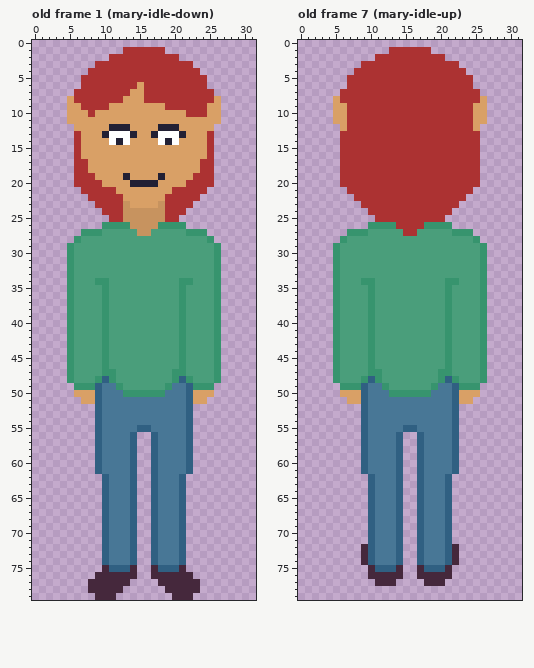
One commit to this pixel-art file: src/assets/mary.aseprite. The picture above is the old version.
32x80 pixels, 8 frames. Shown: old frame 1 (mary-idle-down), old frame 7 (mary-idle-up). The commit also changed other frames, which this record leaves out.
The result:
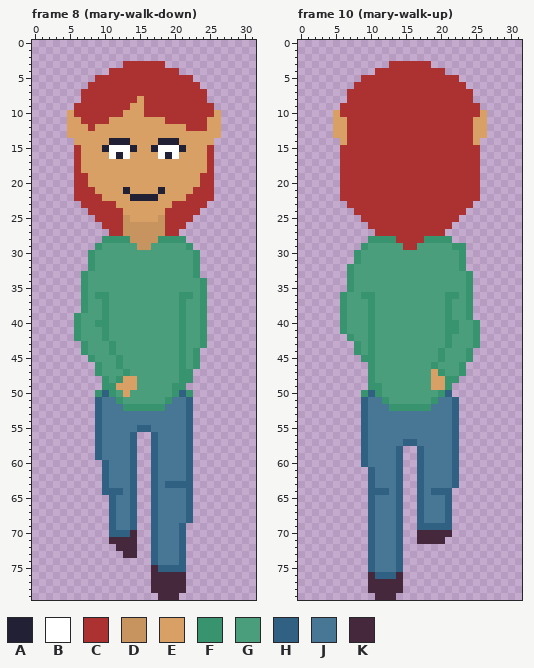
Palette (. is transparent): A #222034  B #ffffff  C #ac3232  D #c7935f  E #d9a066  F #37946e  G #4a9e7b  H #306082  J #487796  K #45283c
A new or re-ordered frame is compared with the old frame closest to it.
Log entry: Adds walking animation for Mary.
Change:
frames 8 -> 24
Frame 8 (mary-walk-down) is new; against old frame 1 (mary-idle-down):
y 1: x 13..18 CCCCCC -> ......
y 2: x 11..20 CCCCCCCCCC -> ..........
y 3: x 9..12 CCCC -> ....; x 19..22 CCCC -> ....
y 4: x 8..10 CCC -> ...; x 21..23 CCC -> ...
y 5: x 7..8 CC -> ..; x 23..24 CC -> ..
y 6: x 7 C -> .; x 15 E -> C; x 24 C -> .
y 7: x 6 C -> .; x 14..15 EE -> CC; x 25 C -> .
y 8: x 5..6 EC -> ..; x 13..14 EE -> CC; x 25..26 CE -> ..
y 9: x 5..6 EE -> .C; x 11..13 EEE -> CCC; x 16..18 EEE -> CCC; x 25..26 EE -> C.
y 10: x 6..7 EE -> CC; x 9..12 EEEE -> CCCC; x 16..21 EEEEEE -> CCCCCC; x 25 E -> C
y 11: x 7..10 EEEE -> CCCC; x 19..24 EEEEEE -> CCCCCC
y 12: x 5 . -> E; x 8 E -> C; x 11..13 AAA -> EEE; x 18..20 AAA -> EEE; x 22..24 EEE -> CCC; x 26 . -> E
y 13: x 5..6 .C -> EE; x 10..14 ABBBA -> EEEEE; x 17..21 ABBBA -> EEEEE; x 25..26 C. -> EE
y 14: x 6 C -> E; x 11 B -> A; x 13 B -> A; x 18 B -> A; x 20 B -> A; x 25 C -> E
y 15: x 10..14 EEEEE -> ABBBA; x 17..21 EEEEE -> ABBBA
y 16: x 11..13 EEE -> BAB; x 18..20 EEE -> BAB
y 17..18: x 7 C -> E; x 24 C -> E
y 19: x 8 C -> E; x 13 A -> E; x 18 A -> E; x 23 C -> E
y 20: x 8..9 CC -> EE; x 14..17 AAAA -> EEEE; x 22..23 CC -> EE
y 21: x 6 . -> C; x 9..11 CCC -> EEE; x 13 E -> A; x 18 E -> A; x 20..22 CCC -> EEE; x 25 . -> C
y 22: x 6..7 .. -> CC; x 10..12 CCC -> EEE; x 14..17 EEEE -> AAAA; x 19..21 CCC -> EEE; x 24..25 .. -> CC
y 23: x 7..8 .. -> CC; x 12..13 CD -> EE; x 18..19 DC -> EE; x 23..24 .. -> CC
y 24: x 8..9 .. -> CC; x 13..18 DDDDDD -> EEEEEE; x 22..23 .. -> CC
y 25: x 9..10 .. -> CC; x 14..17 DDDD -> EEEE; x 21..22 .. -> CC
y 26: x 10..13 FFFF -> CCCD; x 18..21 FFFF -> DCCC
y 27: x 7..14 FFFGGGGG -> ....CCDD; x 17..24 GGGGGFFF -> DDCC....
y 28: x 6..25 FGGGGGGGGGGGGGGGGGGF -> ....FFFFDDDDFFFF....
y 29: x 5..9 FGGGG -> ....F; x 15..16 GG -> DD; x 22..26 GGGGF -> F....
y 30..32: x 5..8 FGGG -> ...F; x 23..26 GGGF -> F...
y 33: x 5..7 FGG -> ..F; x 23..26 GGGF -> F...
y 34: x 5..7 FGG -> ..F; x 9..10 FF -> GG; x 21..22 FF -> GG; x 24..26 GGF -> F..
y 35: x 5..7 FGG -> ..F; x 10 F -> G; x 21 F -> G; x 24..26 GGF -> F..
y 36: x 5..7 FGG -> ..F; x 9 G -> F; x 22 G -> F; x 24..26 GGF -> F..
y 37..38: x 5..7 FGG -> ..F; x 24..26 GGF -> F..
y 39: x 5..6 FG -> .F; x 24..26 GGF -> F..
y 40: x 5..6 FG -> .F; x 9 G -> F; x 24..26 GGF -> F..
y 41..42: x 5..6 FG -> .F; x 24..26 GGF -> F..
y 43: x 5..7 FGG -> ..F; x 10..11 FG -> GF; x 24..26 GGF -> F..
y 44: x 5..7 FGG -> ..F; x 10..11 FG -> GF; x 23..26 GGGF -> F...
y 45: x 5..8 FGGG -> ...F; x 10 F -> G; x 12 G -> F; x 23..26 GGGF -> F...
y 46: x 5..10 FGGGGF -> ....FG; x 12 G -> F; x 23..26 GGGF -> F...
y 47: x 5..11 FGGGGFF -> ....FGG; x 13 G -> F; x 20 F -> G; x 22..26 GGGGF -> F....
y 48: x 5..14 FGGGFHFGGG -> .....FGFEE; x 20..21 FH -> GF; x 23..26 GGGF -> ....
y 49: x 6..14 FFFHJJFGG -> ....FFEEE; x 19..25 FJJHFFF -> GFF....
y 50: x 6..25 EEEHJJJFFFFFFJJJHEEE -> ...FHFGEGGGGGGFHF...
y 51: x 7..8 EE -> ..; x 12..19 JJJJJJJJ -> FGGGGGGF; x 23..24 EE -> ..
y 52: x 13..18 JJJJJJ -> FFFFFF
y 60..61: x 9..10 HJ -> .H
y 62: x 21..22 H. -> JH
y 63: x 19..20 JJ -> HH; x 22 . -> H
y 64: x 11..12 JJ -> HH; x 21..22 H. -> JH
y 65..68: x 10..11 HJ -> .H; x 21..22 H. -> JH
y 69: x 10..11 HJ -> .H
y 70: x 10..14 HJJJH -> .HHHK
y 71: x 10..14 HJJJH -> .KKKK
y 72: x 10..14 HJJJH -> ..KKK
y 73: x 10..14 HJJJH -> ...KK
y 74: x 10..14 HJJJH -> .....
y 75: x 10..14 KHHHK -> .....; x 21 K -> H
y 76: x 9..14 KKKKKK -> ......; x 22 K -> .
y 77: x 8..13 KKKKKK -> ......; x 17 . -> K; x 22..23 KK -> ..
y 78: x 8..12 KKKKK -> .....; x 17..18 .. -> KK; x 22..23 KK -> ..
y 79: x 9..11 KKK -> ...; x 18..19 .. -> KK; x 21..22 KK -> ..
Frame 10 (mary-walk-up) is new; against old frame 7 (mary-idle-up):
y 1: x 13..18 CCCCCC -> ......
y 2: x 11..20 CCCCCCCCCC -> ..........
y 3: x 9..12 CCCC -> ....; x 19..22 CCCC -> ....
y 4: x 8..10 CCC -> ...; x 21..23 CCC -> ...
y 5: x 7..8 CC -> ..; x 23..24 CC -> ..
y 6: x 7 C -> .; x 24 C -> .
y 7: x 6 C -> .; x 25 C -> .
y 8: x 5..6 EC -> ..; x 25..26 CE -> ..
y 9: x 5..6 EE -> .C; x 25..26 EE -> C.
y 10: x 6 E -> C; x 25 E -> C
y 12: x 5 . -> E; x 26 . -> E
y 13: x 5..6 .C -> EE; x 25..26 C. -> EE
y 14: x 6 C -> E; x 25 C -> E
y 21: x 6 . -> C; x 25 . -> C
y 22: x 6..7 .. -> CC; x 24..25 .. -> CC
y 23: x 7..8 .. -> CC; x 23..24 .. -> CC
y 24: x 8..9 .. -> CC; x 22..23 .. -> CC
y 25: x 9..10 .. -> CC; x 21..22 .. -> CC
y 26: x 10..13 FFFF -> CCCC; x 18..21 FFFF -> CCCC
y 27: x 7..14 FFFGGGGG -> ....CCCC; x 17..24 GGGGGFFF -> CCCC....
y 28: x 6..25 FGGGGGGGGGGGGGGGGGGF -> ....FFFFCCCCFFFF....
y 29: x 5..9 FGGGG -> ....F; x 15..16 GG -> CC; x 22..26 GGGGF -> FF...
y 30..31: x 5..8 FGGG -> ...F; x 23..26 GGGF -> F...
y 32: x 5..7 FGG -> ..F; x 23..26 GGGF -> F...
y 33: x 5..7 FGG -> ..F; x 24..26 GGF -> F..
y 34: x 5..7 FGG -> ..F; x 9..10 FF -> GG; x 21..22 FF -> GG; x 24..26 GGF -> F..
y 35: x 5..7 FGG -> ..F; x 10 F -> G; x 21 F -> G; x 24..26 GGF -> F..
y 36: x 5..6 FG -> .F; x 9 G -> F; x 22 G -> F; x 24..26 GGF -> F..
y 37..39: x 5..6 FG -> .F; x 24..26 GGF -> F..
y 40..41: x 5..6 FG -> .F; x 22 G -> F; x 25..26 GF -> F.
y 42: x 5..7 FGG -> ..F; x 25..26 GF -> F.
y 43: x 5..8 FGGG -> ...F; x 25..26 GF -> F.
y 44: x 5..8 FGGG -> ...F; x 20..21 GF -> FG; x 24..26 GGF -> F..
y 45: x 5..9 FGGGG -> ....F; x 20..21 GF -> FG; x 24..26 GGF -> F..
y 46: x 5..9 FGGGG -> .....; x 19 G -> F; x 21 F -> G; x 23..26 GGGF -> F...
y 47: x 5..9 FGGGG -> .....; x 11 F -> G; x 19 G -> E; x 21 F -> G; x 23..26 GGGF -> F...
y 48: x 5..11 FGGGFHF -> .....FG; x 19..21 GFH -> EEF; x 23..26 GGGF -> ....
y 49: x 6..12 FFFHJJF -> ....FFG; x 19..25 FJJHFFF -> EEF....
y 50: x 6..25 EEEHJJJFFFFFFJJJHEEE -> ...FHFGGGGGGGGFH....
y 51: x 7..8 EE -> ..; x 12..19 JJJJJJJJ -> FGGGGGGF; x 23..24 EE -> ..
y 52: x 13..18 JJJJJJ -> FFFFFF
y 55: x 15..16 HH -> JJ
y 56: x 14..17 H..H -> JJJJ
y 57: x 14..17 H..H -> JHHJ
y 61: x 9..10 HJ -> .H
y 62..63: x 21..22 H. -> JH
y 64: x 11..12 JJ -> HH; x 19..20 JJ -> HH
y 69: x 18..20 JJJ -> HHH
y 70: x 17..21 HJJJH -> KKKKK
y 71: x 17..21 HJJJH -> KKKK.
y 72..74: x 9 K -> .; x 17..22 HJJJHK -> ......
y 75: x 10..14 KHHHK -> HJJJH; x 17..21 KHHHK -> .....
y 76: x 11..13 KKK -> HHH; x 17..21 KKKKK -> .....
y 77: x 10 . -> K; x 14 . -> K; x 18..20 KKK -> ...
y 78: x 10..14 ..... -> KKKKK
y 79: x 11..13 ... -> KKK
